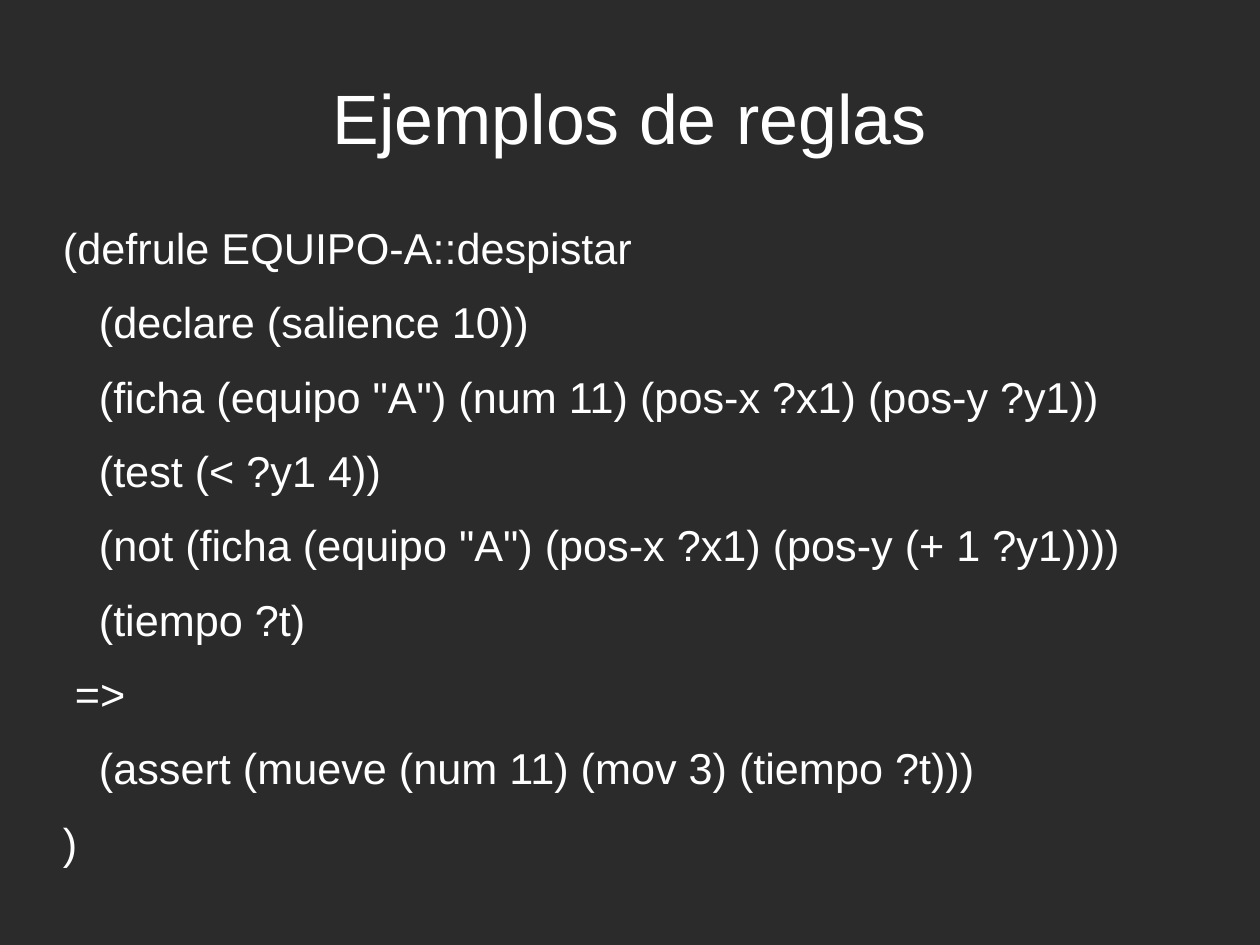
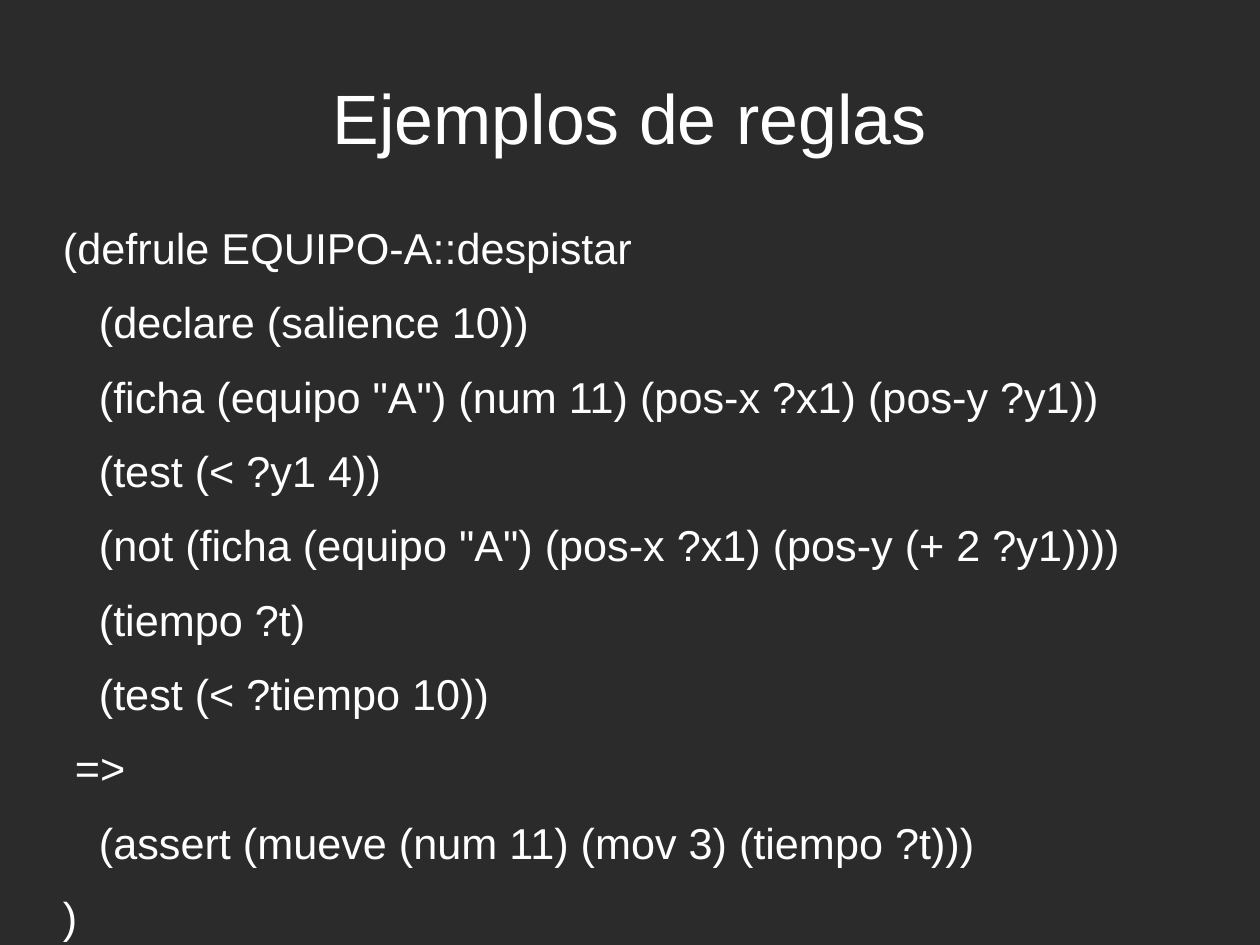
Before and after one commit to rompehielos013013013/gsiege, a slide deck: slide 32 of presentacion/expertoUCLM2014/SSEE-IA.odp (slide 28 before the commit). Drawn at 1260x945 pixels with LibreOffice and Linux fonts; fonts in the diff are those of the drawing; background and template pictures are left out; a plain dark background stands for a picture behind light text. Boxes give left, top, right and bottom in pixels: in the first picture for what was removed or moved away, otherwise in the second. Text is boxed around its words. In the diff, an @@ line names an element or a change of style, - is before the commit and + after.

```diff
--- a/presentacion/expertoUCLM2014/SSEE-IA.odp
+++ b/presentacion/expertoUCLM2014/SSEE-IA.odp
@@ text at [99,529,1119,570]: text changed @@
-(not (ficha (equipo "A") (pos-x ?x1) (pos-y (+ 1 ?y1))))
+(not (ficha (equipo "A") (pos-x ?x1) (pos-y (+ 2 ?y1))))
@@ text at [99,678,489,718]: paragraph added @@
+(test (< ?tiempo 10))
```
Also in this commit, not shown: 17 other slides changed, 6 slides added, 1 other file.
